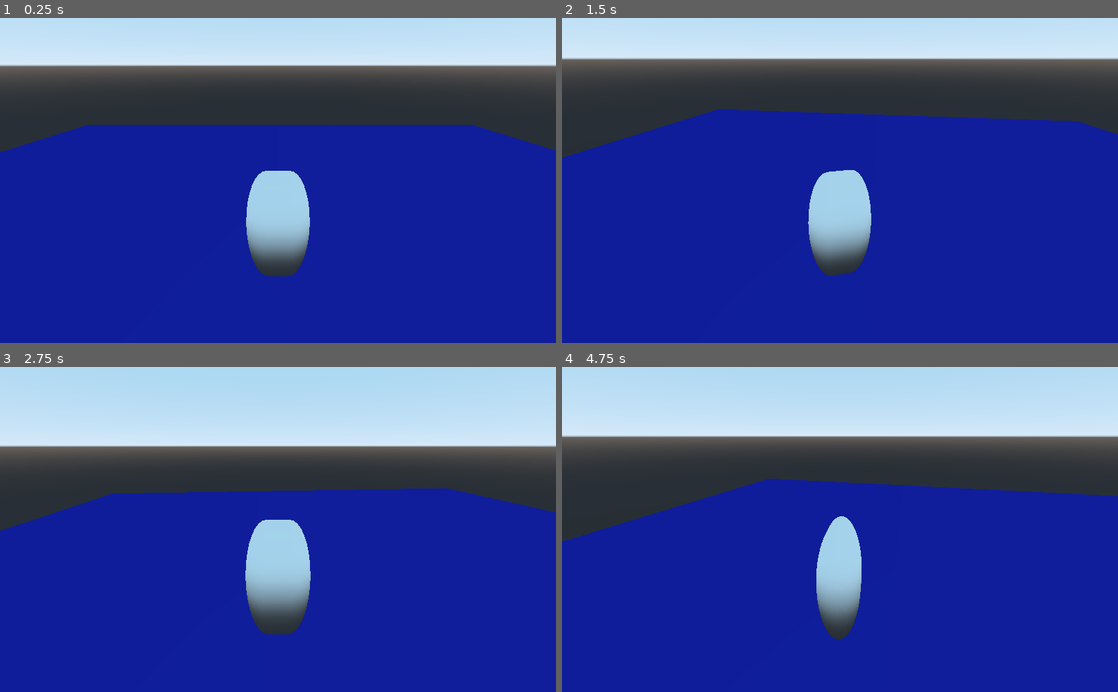
Above: before the commit, frames 1-4 (two rows, left to right).
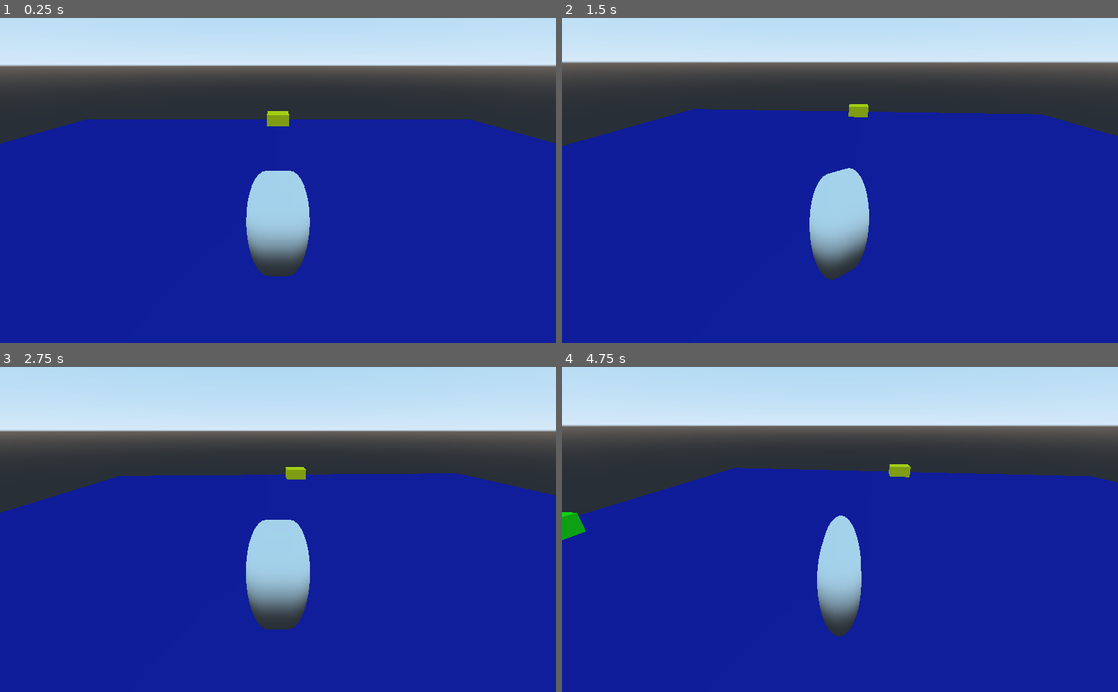
Above: after the commit, the same moments.

Repository: CoffeeStraw/Toutatis-Battle-System---DEMO
Game: Godot game, scene res://level/level.tscn
The game is run twice, just before and just after one commit, with the same random seed, the same clock (stepped at 60 frames per second) and the same inputs.
Inputs (mouse positions are in pixels of both pictures, inside the frame that each line leads up to):
- Up to frame 1 (0.25 s): no input
- Up to frame 2 (1.5 s): tap Enter at 0.5 s; move the mouse to (962, 164) at 0.52 s; hold S (move_bw) 0.53-1.28 s; move the mouse to (728, 196) at 1.27 s; tap W (move_fw) at 1.35 s
- Up to frame 3 (2.75 s): tap Space at 2 s; move the mouse to (333, 458) at 2.02 s; hold A (move_l) from 2.03 s (still down)
- Up to frame 4 (4.75 s): move the mouse to (812, 594) at 2.77 s; release A (move_l) at 2.78 s; tap D (move_r) at 2.85 s; move the mouse to (1006, 578) at 3.52 s; tap Shift (move_run) at 3.6 s; tap Enter at 4.25 s; move the mouse to (673, 480) at 4.27 s; tap S (move_bw) at 4.35 s

The runs differ from the first frame. In frame 1, 1.9% of the frame differs, in the area x 0-100%, y 28-42%; in frame 2, 3.2%; in frame 3, 13%, in the area x 0-100%, y 19-83%; in frame 4, 11%.

Commit message:
Updated camera script, making rotation faster and exponential and fixing pitch limits

Diff:
--- a/characters/player/camera_follow.gd
+++ b/characters/player/camera_follow.gd
@@ -6,8 +6,7 @@
 export (float, 0.0, 1.0) var sensitivity = 0.05
 export (float, 0.0, 0.999, 0.001) var smoothness = 0.8
 export var distance = 5.0
-export (int, 0, 360) var pitch_limit = 90
-export (float, 0.01, 100.0) var no_movement_mouse_perc = 75.0
+export (float, 0.01, 100.0) var no_movement_mouse_perc = 60.0 # %
 
 # Intern variables.
 var _privot
@@ -17,6 +16,8 @@
 var _yaw = 0.0
 var _pitch = 0.0
 var _total_pitch = 0.0
+
+var mouse_sliding = false
 
 func _ready():
 	# Getting target, making independent from parents
@@ -38,6 +39,11 @@
 	if event is InputEventMouseMotion:
 		_mouse_pos = event.relative
 		_mouse_global_pos = event.position
+	if event.is_action_pressed("click"):
+		mouse_sliding = true
+		# Change facing (HOW????)
+	elif event.is_action_released("click"):
+		mouse_sliding = false
 
 func _physics_process(delta):
 	# Calling updates
@@ -62,23 +68,35 @@
 
 	set_translation(target)
 
-	# Calculating type of rotation
-	if abs(_mouse_perc.x) <= no_movement_mouse_perc and abs(_mouse_perc.y) <= no_movement_mouse_perc:
-		_mouse_pos *= sensitivity
+	# Calculating type of rotation on y axis (yaw)
+	if mouse_sliding or abs(_mouse_perc.x) <= no_movement_mouse_perc:
+		# Slow and one time rotation
+		_mouse_pos.x *= sensitivity / 2
 	else:
-		_mouse_pos = _mouse_perc * 1.3
-		_mouse_pos *= sensitivity / 3
+		# Continuos exponential rotation on the edge
+		_mouse_pos.x = 100.0 - ( 100.0 - abs(_mouse_perc.x) ) / (100.0 - no_movement_mouse_perc) * 100.0
+		_mouse_pos.x = pow(_mouse_pos.x / 10, 2) * sign(_mouse_perc.x)
+		_mouse_pos.x *= sensitivity
+
+	# Calculating type of rotation on x axis (pitch)
+	if mouse_sliding or abs(_mouse_perc.y) <= no_movement_mouse_perc:
+		# Slow and one time rotation
+		_mouse_pos.y *= sensitivity / 2
+	else:
+		# Continuos exponential rotation on the edge
+		_mouse_pos.y = 100.0 - ( 100.0 - abs(_mouse_perc.y) ) / (100.0 - no_movement_mouse_perc) * 100.0
+		_mouse_pos.y = pow(_mouse_pos.y / 10, 2) * sign(_mouse_perc.y)
+		_mouse_pos.y *= sensitivity
 
 	# Updating mouse rotation over target
 	_yaw = _yaw * smoothness + _mouse_pos.x * (1.0 - smoothness)
 	_pitch = _pitch * smoothness + _mouse_pos.y * (1.0 - smoothness)
 	_mouse_pos = Vector2(0, 0)
 
-	if pitch_limit < 360:
-		_pitch = clamp(_pitch, -pitch_limit - _total_pitch, pitch_limit - _total_pitch)
-
+	_pitch = clamp(_pitch, -60 - _total_pitch, 20 - _total_pitch) # Custom pitch limit to not make camera rotate too much
 	_total_pitch += _pitch
 
+	# Making rotations (finally)
 	rotate_y(deg2rad(-_yaw))
 	rotate_object_local(Vector3(1,0,0), deg2rad(-_pitch))
 
--- a/characters/player/player.tscn
+++ b/characters/player/player.tscn
@@ -16,7 +16,7 @@
 material/0 = null
 
 [node name="CollisionShape" type="CollisionShape" parent="."]
-transform = Transform( 0.5, 0, 0, 0, 1.5, 0, 0, 0, 0.5, 0, 0, 0 )
+transform = Transform( 0.5, 0, 0, 0, 1.5, 0, 0, 0, 0.5, 0, 1.5, 0 )
 shape = SubResource( 2 )
 
 [node name="Target" type="Spatial" parent="."]
--- a/level/level.tscn
+++ b/level/level.tscn
@@ -10,10 +10,23 @@
 [sub_resource type="ConvexPolygonShape" id=3]
 points = PoolVector3Array( 1, 0, 1, -1, 0, 1, 1, 0, -1, -1, 0, -1 )
 
+[sub_resource type="SpatialMaterial" id=4]
+albedo_color = Color( 1, 0, 0, 1 )
+
+[sub_resource type="CubeMesh" id=5]
+
+[sub_resource type="SpatialMaterial" id=6]
+albedo_color = Color( 1, 0.984314, 0, 1 )
+
+[sub_resource type="SpatialMaterial" id=7]
+albedo_color = Color( 0.0313726, 1, 0, 1 )
+
+[sub_resource type="SpatialMaterial" id=8]
+
 [node name="Spatial" type="Spatial"]
 
 [node name="Floor" type="MeshInstance" parent="."]
-transform = Transform( 20, 0, 0, 0, 20, 0, 0, 0, 20, 0.345524, -0.032044, -0.210386 )
+transform = Transform( 20, 0, 0, 0, 20, 0, 0, 0, 20, 0, 0, 0 )
 material_override = SubResource( 1 )
 mesh = SubResource( 2 )
 material/0 = null
@@ -24,3 +37,28 @@
 shape = SubResource( 3 )
 
 [node name="Player" parent="." instance=ExtResource( 1 )]
+collision/safe_margin = 1.0
+
+[node name="MeshInstance" type="MeshInstance" parent="."]
+transform = Transform( 1, 0, 0, 0, 1, 0, 0, 0, 1, 18, 0, 0 )
+material_override = SubResource( 4 )
+mesh = SubResource( 5 )
+material/0 = null
+
+[node name="MeshInstance2" type="MeshInstance" parent="."]
+transform = Transform( 1, 0, 0, 0, 1, 0, 0, 0, 1, -18, 0, 0 )
+material_override = SubResource( 6 )
+mesh = SubResource( 5 )
+material/0 = null
+
+[node name="MeshInstance3" type="MeshInstance" parent="."]
+transform = Transform( 1, 0, 0, 0, 1, 0, 0, 0, 1, 0, 0, 18 )
+material_override = SubResource( 7 )
+mesh = SubResource( 5 )
+material/0 = null
+
+[node name="MeshInstance4" type="MeshInstance" parent="."]
+transform = Transform( 1, 0, 0, 0, 1, 0, 0, 0, 1, 0, 0, -18 )
+material_override = SubResource( 8 )
+mesh = SubResource( 5 )
+material/0 = null
Not shown: 1 places in level/level.tscn that only renumber resources
